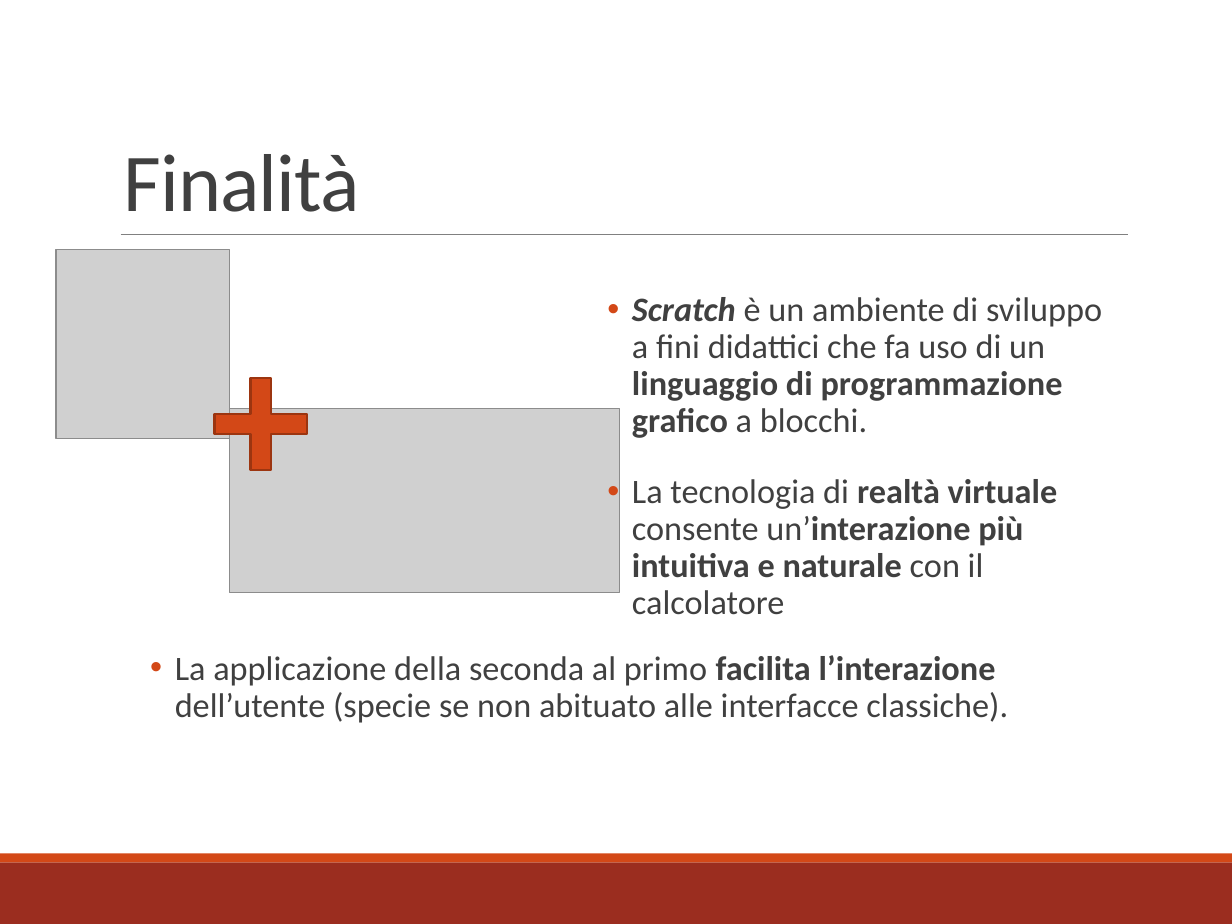
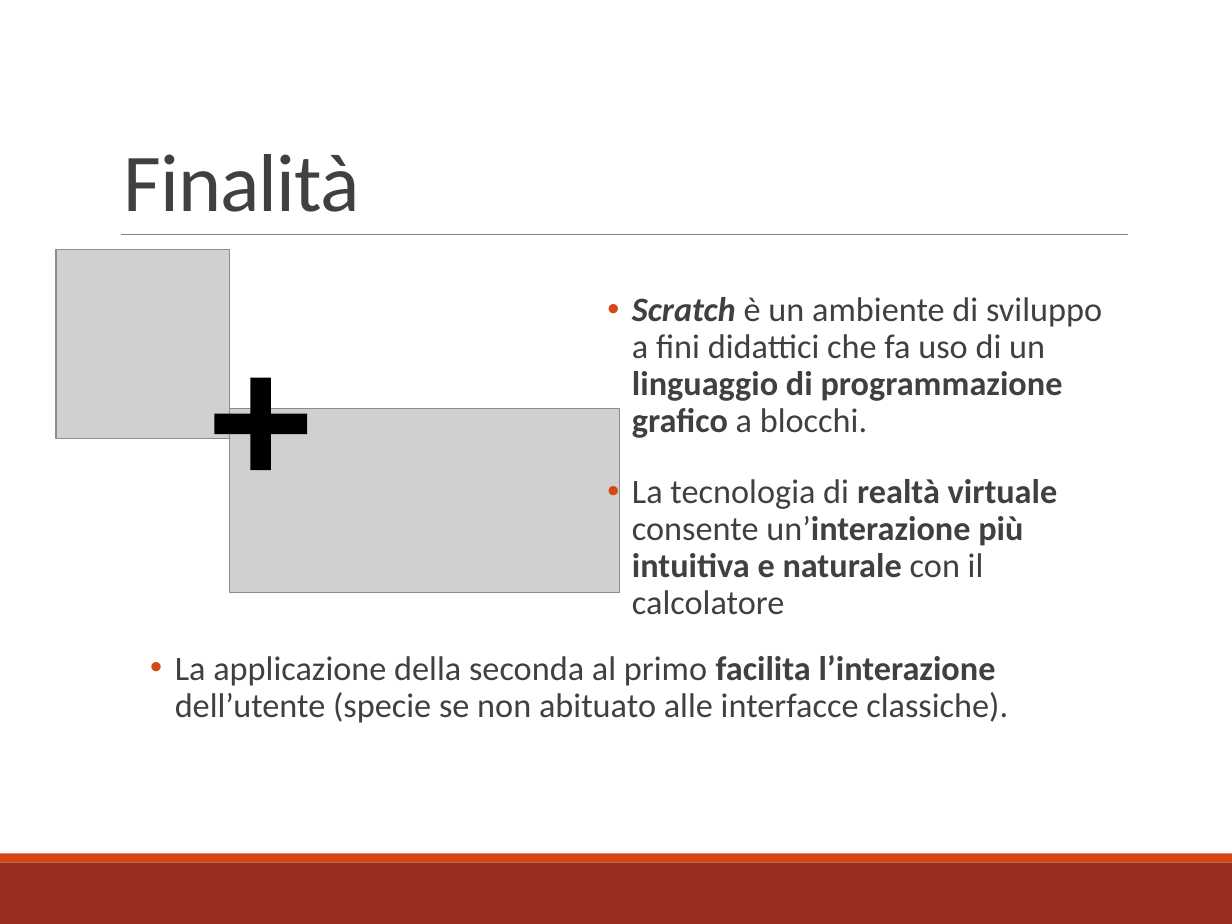
Before and after one commit to mbosc/scartch, a slide deck: slide 2 of Presentazione.pptx. Drawn at 1232x924 pixels with LibreOffice and Linux fonts; fonts in the diff are those of the drawing; grey boxes stand for pictures. Boxes give left, top, right and bottom in pixels: in the first picture for what was removed or moved away, otherwise in the second. Text is boxed around its words. In the diff, an @@ line names an element or a change of style, - is before the commit and + after.

```diff
--- a/Presentazione.pptx
+++ b/Presentazione.pptx
@@ plus at [214,378,307,471]: fill #D34817 to #000000; outline #9C3511 1.25 pt to none @@
```
Also in this commit, not shown: 7 other slides changed, 3 slides added, 2 slides removed, 1 other file.
